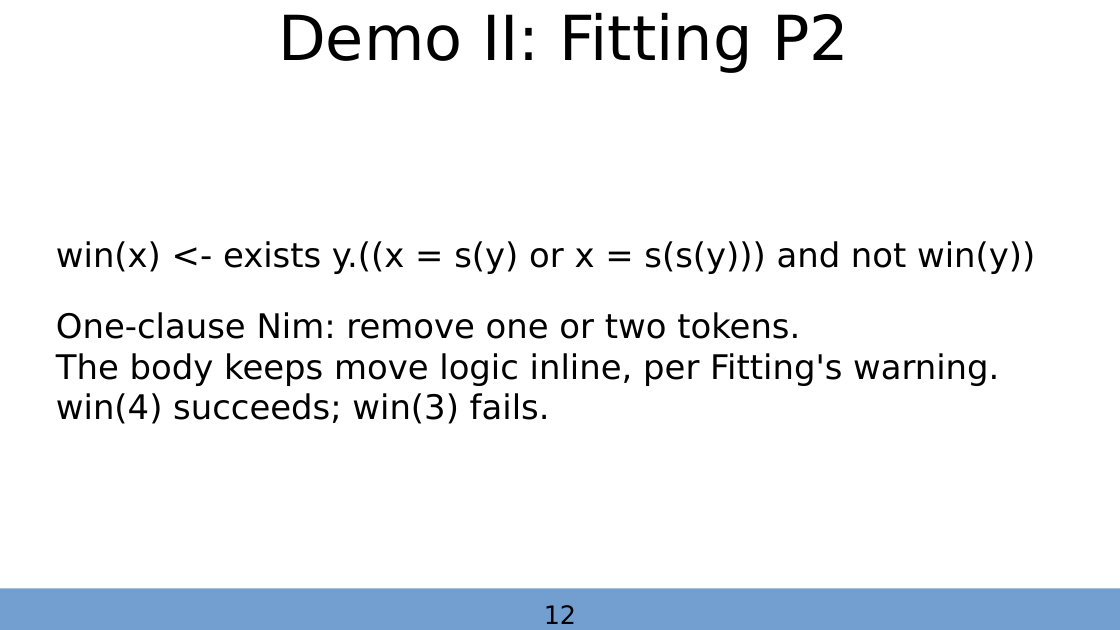
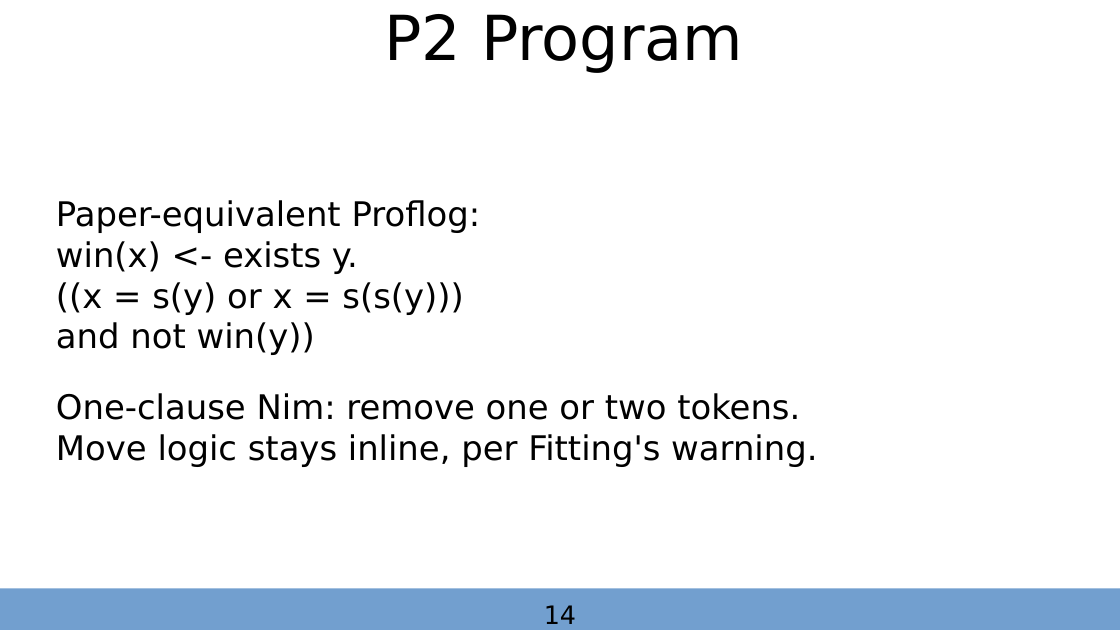
Before and after one commit to autarkenterprises/proflog, a slide deck: slide 14 of iuls2026/proflog_implementation_and_rationale_iuls2026.odp (slide 12 before the commit). Drawn at 1120x630 pixels with LibreOffice and Linux fonts; fonts in the diff are those of the drawing. Boxes give left, top, right and bottom in pixels: in the first picture for what was removed or moved away, otherwise in the second. Text is boxed around its words. In the diff, an @@ line names an element or a change of style, - is before the commit and + after.

```diff
--- a/iuls2026/proflog_implementation_and_rationale_iuls2026.odp
+++ b/iuls2026/proflog_implementation_and_rationale_iuls2026.odp
@@ text at (384, 14, 743, 73): text changed @@
-Demo II: Fitting P2
+P2 Program
@@ subtitle at (56, 200, 481, 355): text changed @@
-win(x) <- exists y.((x = s(y) or x = s(s(y))) and not win(y))
+Paper-equivalent Proflog:
+win(x) <- exists y.
+((x = s(y) or x = s(s(y)))
+and not win(y))
@@ subtitle at (56, 434, 817, 467): text changed @@
-The body keeps move logic inline, per Fitting's warning.
-win(4) succeeds; win(3) fails.
+Move logic stays inline, per Fitting's warning.
@@ text at (544, 605, 576, 624): text changed @@
-12
+14
```
Also in this commit, not shown: 7 other slides changed, 4 slides added, 5 other files.
